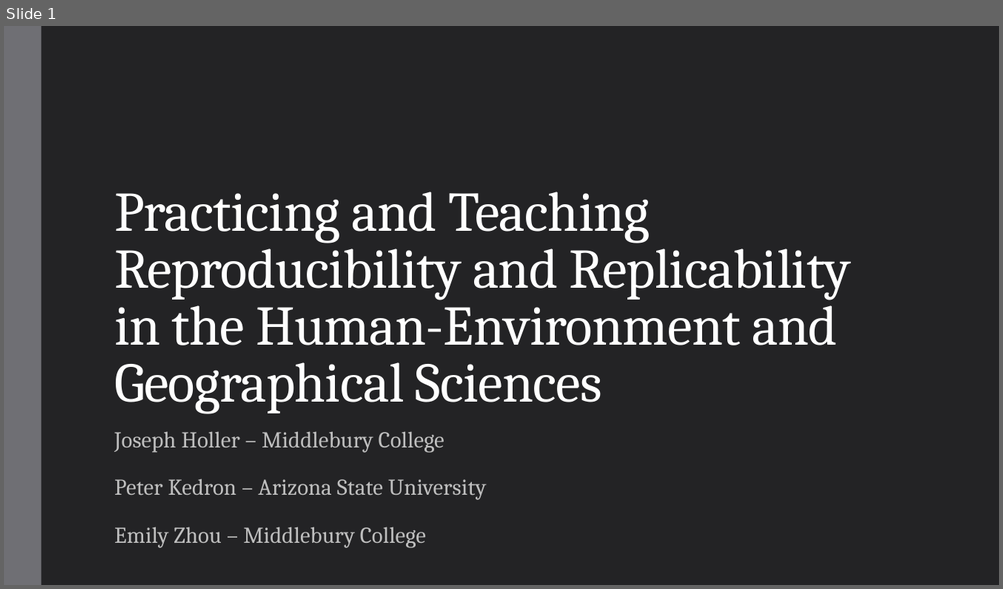
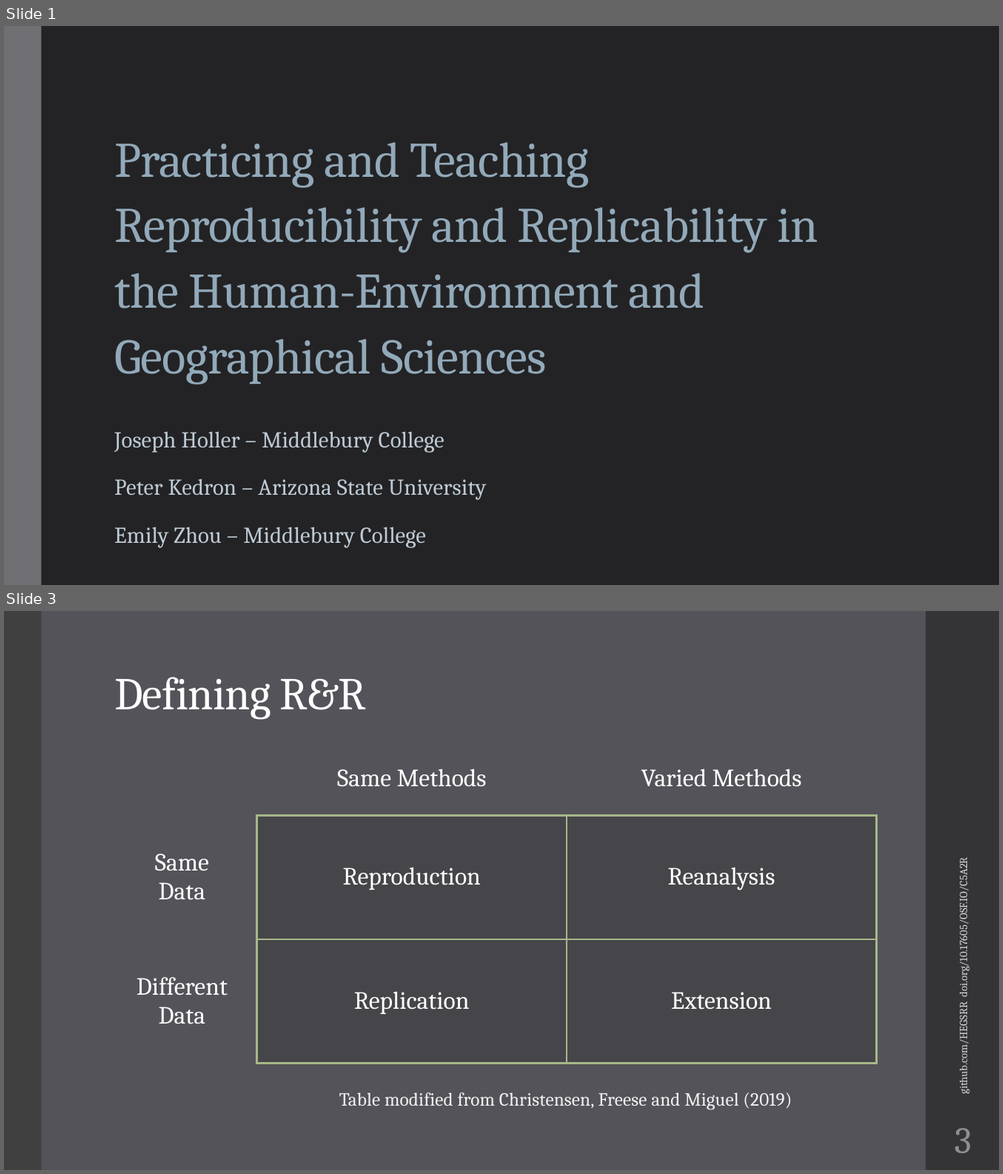
Before and after one commit to HEGSRR/UCGIS-Workshop, a slide deck: 01_Introduction.pptx. Shown one above the other, each under a label of ours: slide 1 before the commit, slides 1 and 3 after it; the slides between them are not shown. The pictures are 1003x589 and 1003x1174 pixels, drawn with LibreOffice and Linux fonts; fonts in the diff are those of the drawing. Boxes give left, top, right and bottom in pixels: in the first picture for what was removed or moved away, otherwise in the second. Text is boxed around its words. In the diff, an @@ line names an element or a change of style, - is before the commit and + after.

```diff
--- a/01_Introduction.pptx
+++ b/01_Introduction.pptx
@@ slide 3 added at [4, 611, 999, 1170], background #535359 @@
@@ rectangle added at [4, 611, 41, 1170], fill #404040 @@
@@ rectangle added at [925, 611, 999, 1170], fill #353537 @@
@@ title added at [114, 677, 366, 720], 44 pt, text #FFFFFF @@
+Defining R&R
@@ table added at [107, 742, 876, 1064], 3 rows, 3 columns @@
+ | Same Methods | Varied Methods
+Same Data | Reproduction | Reanalysis
+Different Data | Replication | Extension
@@ text added at [956, 871, 970, 1092], 10.5 pt, text #D9D9DB @@
+github.com/HEGSRR doi.org/10.17605/OSF.IO/C5A2R
@@ text added at [339, 1093, 791, 1111], 18 pt, text #F2F2F2 @@
+Table modified from Christensen, Freese and Miguel (2019)
@@ page number added at [954, 1128, 971, 1153], 36 pt, text #8E8E94 @@
+3
@@ slide 1 changed as well @@
@@ title "Practicing and Teaching Reproducibility and ..." at [114, 142, 817, 385]: size 54 to 48 pt, text colour #FFFFFF to #92A9B9; line spacing 0.85 to 1.1; vertical alignment bottom to middle @@
@@ subtitle "Joseph Holler – Middlebury College" at [114, 432, 486, 548]: text colour #BFBFBF to #BECBD5 @@
```
Also in this commit, not shown: 8 other slides added, 1 slide removed, 2 other files.
